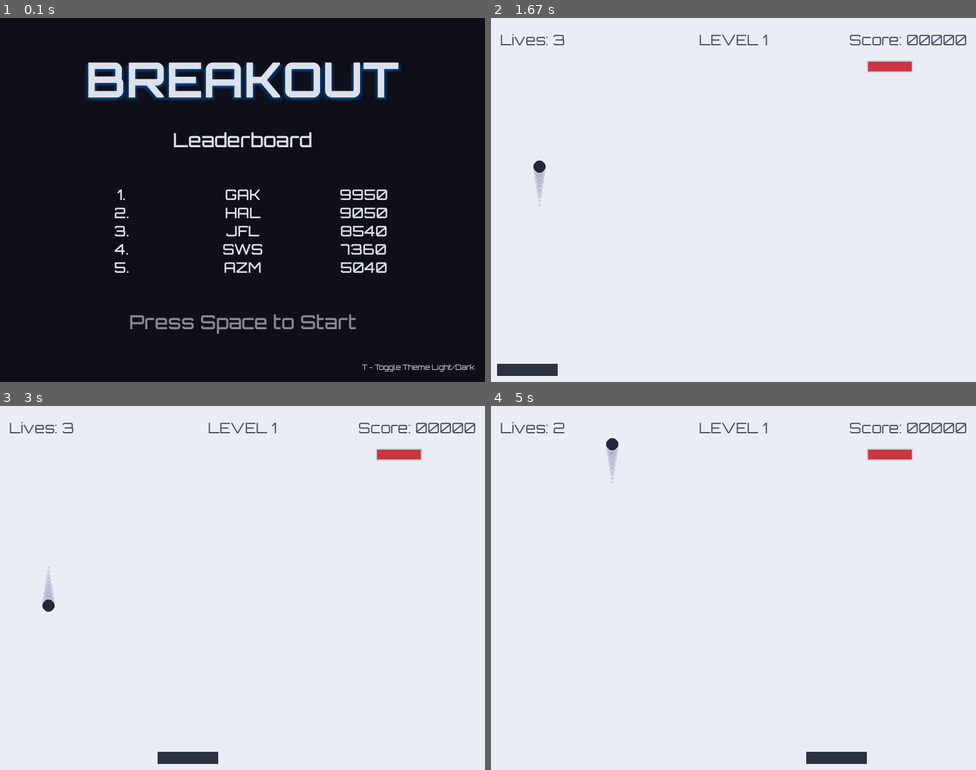
Above: before the commit, frames 1-4 (two rows, left to right).
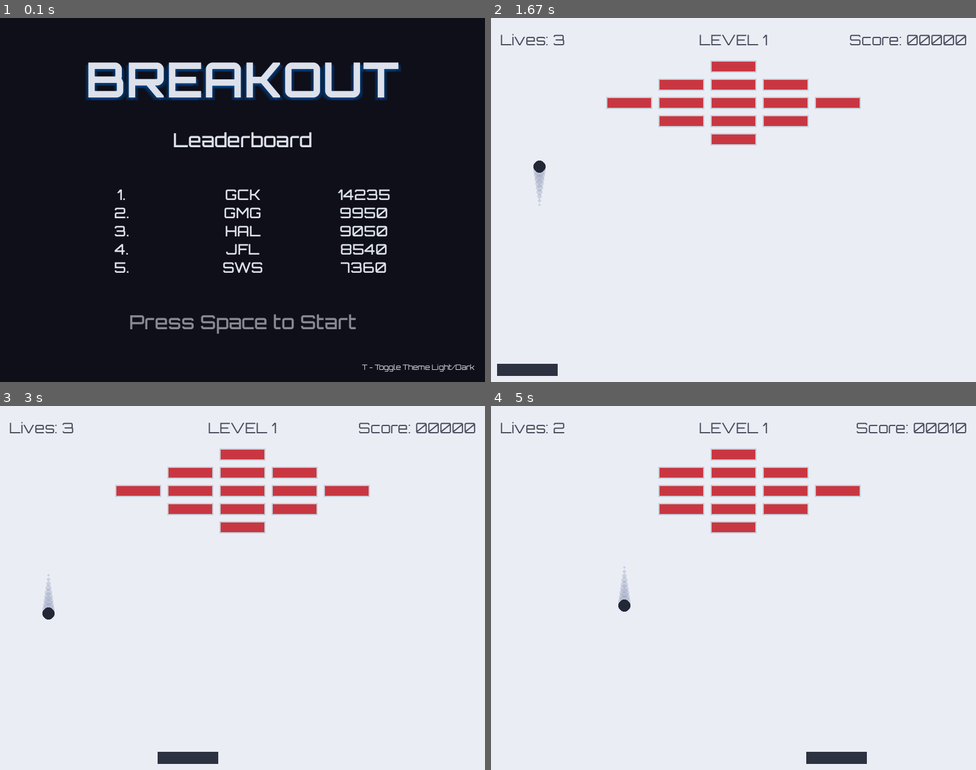
Above: after the commit, the same moments.

Repository: gkpyth/breakout-game-desktop-app-pygame
Game: pygame game, started from main.py
Two runs of this game, one before a commit and one after it. Both use one fixed random seed, a clock stepped at 60 frames per second and the inputs below.
Inputs:
- Up to frame 1 (0.1 s): no input
- Up to frame 2 (1.67 s): hold Space 0.33-0.87 s; hold Left 0.33-0.87 s; tap Space at 0.9, 1.63 s; tap T at 1.23 s; hold Left from 1.57 s (still down)
- Up to frame 3 (3 s): tap Space at 1.93, 2.2, 2.5, 2.63, 2.93 s; release Left at 2.1 s; hold Left 2.13-2.53 s; hold Right from 2.57 s (still down)
- Up to frame 4 (5 s): release Right at 3.2 s; hold Left 3.23-3.7 s; tap Space at 3.3, 3.6, 3.8, 4.1, 4.3, 4.6, 4.8 s; hold Right 3.73-4.2 s; hold Right 4.23-4.7 s; hold Left from 4.73 s (still down)

The runs differ from the first frame. In frame 1, 1.2% of the frame differs, in the area x 46-81%, y 47-70%; in frame 2, 4.4%; in frame 3, 4.6%; in frame 4, 4.9%, in the area x 23-96%, y 4-57%.

Commit message:
Add ball trail, sound effects, music, 10 levels, paddle bounce angles, leaderboard display, corner infinite bounce fix, and update README

Diff:
--- a/ball.py
+++ b/ball.py
@@ -46,14 +46,19 @@
             self.trail.pop(0)
 
     # Ball collision and bouncing logic
-    def bounce(self, paddle):
+    def bounce(self, paddle, sound_manager):
         """Bounce the ball off the walls and the paddle upon collision"""
-        if self.x_pos <= 10 + self.radius or self.x_pos >= WINDOW_SIZE[0] - self.radius - 10:
+        if self.x_pos <= 10 + self.radius:
             self.x_vel *= -1
+            self.x_pos = 10 + self.radius                           # Nudge away from left wall to avoid infinite bouncing
+        if self.x_pos >= WINDOW_SIZE[0] - self.radius - 10:
+            self.x_vel *= -1
+            self.x_pos = WINDOW_SIZE[0] - self.radius - 10          # nudge away from right wall to avoid infinite bouncing
         if self.y_pos <= 10:
             self.y_vel *= -1
+            self.y_pos = 10 + self.radius
         if self.y_pos >= (paddle.y_pos - self.radius) and paddle.x_pos <= self.x_pos <= (paddle.x_pos + paddle.width) and self.y_vel > 0:
-            # self.y_vel *= -1
+            sound_manager.play_paddle_hit()
             hit_position = self.x_pos - (paddle.x_pos + paddle.width // 2)
             normalized = hit_position / (paddle.width / 2)
             normalized = max(-1, min(1, normalized))
@@ -64,6 +69,7 @@
             speed = math.sqrt(self.x_vel**2 + self.y_vel**2)
             self.x_vel = -speed * math.cos(angle)                   # Normalized with + -> speed needs to be inverted
             self.y_vel = -speed * math.sin(angle)                   # Normalized with + -> speed needs to be inverted
+            self.y_pos = paddle.y_pos - self.radius                 # Bounce off the paddle
 
     # Ball reset logic
     def reset(self, paddle):
@@ -76,7 +82,7 @@
 
     def activate_slow_powerup(self, type):
         """Activate the Slow Motion powerup for the ball."""
-        if type == "slow":
+        if type == "power_up_slow_mo":
             self.speed_factor = 0.7
             self.powerup_start = pygame.time.get_ticks()
 
--- a/gamemanager.py
+++ b/gamemanager.py
@@ -59,5 +59,5 @@
 
     def activate_life_powerup(self, type):
         """Activates the Life powerup for the player."""
-        if type == "life":
+        if type == "power_up_life":
             self.lives += 1
--- a/levels.py
+++ b/levels.py
@@ -3,72 +3,155 @@
 
 # Level Layouts
 
+LEVEL_1 = [
+    [0, 0, 0, 0, 1, 0, 0, 0, 0],
+    [0, 0, 0, 1, 1, 1, 0, 0, 0],
+    [0, 0, 1, 1, 1, 1, 1, 0, 0],
+    [0, 0, 0, 1, 1, 1, 0, 0, 0],
+    [0, 0, 0, 0, 1, 0, 0, 0, 0],
+]
+
+# Level for testing
 # LEVEL_1 = [
-#     [3, 3, 3, 3, 3, 3, 3, 3, 3],
-#     [2, 2, 2, 2, 2, 2, 2, 2, 2],
-#     [1, 1, 1, 1, 1, 1, 1, 1, 1],
-#     [1, 1, 1, 1, 1, 1, 1, 1, 1],
+#     [0, 0, 0, 0, 0, 0, 0, 1, 0],
 # ]
 
-# Level for testing
-LEVEL_1 = [
-    [0, 0, 0, 0, 0, 0, 0, 1, 0],
+LEVEL_2 = [
+    [1, 0, 1, 0, 1, 0, 1, 0, 1],
+    [0, 2, 0, 2, 0, 2, 0, 2, 0],
+    [1, 0, 1, 0, 1, 0, 1, 0, 1],
+    [0, 2, 0, 2, 0, 2, 0, 2, 0],
 ]
 
+# Level for testing
 # LEVEL_2 = [
-#     [3, 3, 3, 3, 3, 3, 3, 3, 3],
-#     [3, 3, 3, 3, 3, 3, 3, 3, 3],
-#     [2, 2, 2, 2, 2, 2, 2, 2, 2],
-#     [1, 1, 1, 1, 1, 1, 1, 1, 1],
+#     [0, 0, 0, 0, 0, 0, 0, 1, 0],
 # ]
 
-# Level for testing
-LEVEL_2 = [
-    [0, 0, 0, 0, 0, 0, 0, 1, 0],
+LEVEL_3 = [
+    [2, 2, 2, 2, 2, 2, 2, 2, 2],
+    [2, 0, 0, 3, 3, 3, 0, 0, 2],
+    [2, 0, 0, 3, 3, 3, 0, 0, 2],
+    [1, 1, 1, 1, 1, 1, 1, 1, 1],
+    [1, 0, 1, 0, 1, 0, 1, 0, 1],
 ]
 
+# Level for testing
 # LEVEL_3 = [
-#     [3, 3, 3, 3, 3, 3, 3, 3, 3],
-#     [3, 3, 3, 3, 3, 3, 3, 3, 3],
-#     [2, 2, 2, 2, 2, 2, 2, 2, 2],
-#     [1, 2, 1, 2, 1, 2, 1, 2, 1],
-#     [1, 1, 1, 1, 1, 1, 1, 1, 1]
+#     [0, 0, 0, 0, 0, 0, 0, 1, 0],
 # ]
 
-# Level for testing
-LEVEL_3 = [
-    [0, 0, 0, 0, 0, 0, 0, 1, 0],
+LEVEL_4 = [
+    [3, 0, 0, 0, 0, 0, 0, 0, 3],
+    [3, 3, 0, 0, 0, 0, 0, 3, 3],
+    [2, 3, 3, 0, 0, 0, 3, 3, 2],
+    [2, 2, 3, 3, 0, 3, 3, 2, 2],
+    [1, 2, 2, 3, 3, 3, 2, 2, 1],
+    [0, 1, 2, 2, 3, 2, 2, 1, 0],
+    [0, 0, 1, 2, 3, 2, 1, 0, 0],
 ]
 
+# Level for testing
 # LEVEL_4 = [
-#     [3, 3, 3, 3, 3, 3, 3, 3, 3],
-#     [3, 3, 3, 3, 3, 3, 3, 3, 3],
-#     [2, 2, 2, 2, 2, 2, 2, 2, 2],
-#     [1, 2, 3, 2, 3, 2, 3, 2, 1],
-#     [2, 1, 2, 1, 2, 1, 2, 1, 2],
-#     [1, 1, 1, 1, 1, 1, 1, 1, 1]
+#     [0, 0, 0, 0, 0, 0, 0, 1, 0],
 # ]
 
-# Level for testing
-LEVEL_4 = [
-    [0, 0, 0, 0, 0, 0, 0, 1, 0],
+LEVEL_5 = [
+    [3, 3, 3, 3, 3, 3, 3, 3, 3],
+    [3, 2, 3, 2, 3, 2, 3, 2, 3],
+    [2, 3, 2, 3, 2, 3, 2, 3, 2],
+    [3, 2, 3, 2, 3, 2, 3, 2, 3],
+    [2, 1, 2, 1, 2, 1, 2, 1, 2],
+    [1, 2, 1, 2, 1, 2, 1, 2, 1],
+    [1, 1, 1, 1, 1, 1, 1, 1, 1],
 ]
 
+# Level for testing
 # LEVEL_5 = [
-#     [3, 3, 3, 3, 3, 3, 3, 3, 3],
-#     [3, 3, 3, 0, 0, 0, 3, 3, 3],
-#     [3, 3, 0, 0, 3, 0, 0, 3, 3],
-#     [3, 0, 0, 3, 3, 3, 0, 0, 3],
-#     [3, 0, 3, 3, 3, 3, 3, 0, 3],
-#     [3, 0, 3, 3, 3, 3, 3, 0, 3]
+#     [0, 0, 0, 0, 0, 0, 0, 1, 0],
 # ]
 
-# Level for testing
-LEVEL_5 = [
-    [0, 0, 0, 0, 0, 0, 0, 1, 0],
+LEVEL_6 = [
+    [3, 3, 0, 0, 0, 0, 0, 0, 0],
+    [0, 3, 3, 0, 0, 0, 0, 0, 0],
+    [0, 0, 3, 3, 0, 0, 0, 0, 0],
+    [0, 0, 0, 3, 3, 0, 0, 0, 0],
+    [0, 0, 0, 0, 3, 3, 0, 0, 0],
+    [0, 0, 0, 0, 0, 3, 3, 0, 0],
+    [0, 0, 0, 0, 0, 0, 3, 3, 0],
+    [0, 0, 0, 0, 0, 0, 0, 3, 3],
 ]
 
-LEVELS = [LEVEL_1, LEVEL_2, LEVEL_3, LEVEL_4, LEVEL_5]
+# Level for testing
+# LEVEL_6 = [
+#     [0, 0, 0, 0, 0, 0, 0, 1, 0],
+# ]
+
+LEVEL_7 = [
+    [0, 0, 1, 1, 1, 1, 1, 0, 0],
+    [0, 1, 2, 2, 2, 2, 2, 1, 0],
+    [1, 2, 3, 3, 3, 3, 3, 2, 1],
+    [1, 2, 3, 0, 0, 0, 3, 2, 1],
+    [1, 2, 3, 3, 3, 3, 3, 2, 1],
+    [0, 1, 2, 2, 2, 2, 2, 1, 0],
+    [0, 0, 1, 1, 1, 1, 1, 0, 0],
+]
+
+# Level for testing
+# LEVEL_7 = [
+#     [0, 0, 0, 0, 0, 0, 0, 1, 0],
+# ]
+
+LEVEL_8 = [
+    [3, 0, 3, 0, 3, 0, 3, 0, 3],
+    [0, 3, 0, 3, 0, 3, 0, 3, 0],
+    [3, 3, 3, 3, 3, 3, 3, 3, 3],
+    [2, 0, 2, 0, 2, 0, 2, 0, 2],
+    [3, 3, 3, 3, 3, 3, 3, 3, 3],
+    [0, 3, 0, 3, 0, 3, 0, 3, 0],
+    [3, 0, 3, 0, 3, 0, 3, 0, 3],
+]
+
+# Level for testing
+# LEVEL_8 = [
+#     [0, 0, 0, 0, 0, 0, 0, 1, 0],
+# ]
+
+LEVEL_9 = [
+    [3, 3, 3, 3, 3, 3, 3, 3, 3],
+    [0, 3, 3, 3, 3, 3, 3, 3, 0],
+    [0, 0, 3, 3, 3, 3, 3, 0, 0],
+    [0, 0, 0, 3, 3, 3, 0, 0, 0],
+    [0, 0, 0, 0, 3, 0, 0, 0, 0],
+    [0, 0, 0, 3, 3, 3, 0, 0, 0],
+    [0, 0, 3, 3, 3, 3, 3, 0, 0],
+    [0, 3, 3, 3, 3, 3, 3, 3, 0],
+    [3, 3, 3, 3, 3, 3, 3, 3, 3],
+]
+
+# Level for testing
+# LEVEL_9 = [
+#     [0, 0, 0, 0, 0, 0, 0, 1, 0],
+# ]
+
+LEVEL_10 = [
+    [3, 3, 3, 3, 3, 3, 3, 3, 3],
+    [3, 3, 3, 3, 3, 3, 3, 3, 3],
+    [3, 2, 3, 2, 3, 2, 3, 2, 3],
+    [2, 3, 2, 3, 2, 3, 2, 3, 2],
+    [3, 2, 3, 2, 3, 2, 3, 2, 3],
+    [2, 3, 2, 3, 2, 3, 2, 3, 2],
+    [3, 3, 3, 3, 3, 3, 3, 3, 3],
+    [3, 3, 3, 3, 3, 3, 3, 3, 3],
+    [2, 2, 2, 2, 2, 2, 2, 2, 2],
+]
+
+# Level for testing
+# LEVEL_10 = [
+#     [0, 0, 0, 0, 0, 0, 0, 1, 0],
+# ]
+
+LEVELS = [LEVEL_1, LEVEL_2, LEVEL_3, LEVEL_4, LEVEL_5, LEVEL_6, LEVEL_7, LEVEL_8, LEVEL_9, LEVEL_10]
 
 def create_level(layout):
     """Create a list of Brick objects from a layout."""
--- a/main.py
+++ b/main.py
@@ -2,6 +2,7 @@
 import random
 
 from leaderboard import *
+from sounds import SoundManager
 from ui import *
 from gamemanager import GameManager
 from powerup import PowerUp
@@ -19,6 +20,8 @@
 
 paddle = Paddle()
 game_manager = GameManager()
+sound_manager = SoundManager()
+sound_manager.start_music()
 
 bricks = create_level(LEVELS[game_manager.level - 1])
 balls = [Ball()]
@@ -34,6 +37,9 @@
     for event in pygame.event.get():
         if event.type == pygame.QUIT:
             running = False
+        if event.type == pygame.USEREVENT + 1:
+            sound_manager.next_track()
+
         if event.type == pygame.KEYDOWN:
             # Toggle Dark/Light Theme
             if event.key == pygame.K_t and game_manager.state in ["game_over", "victory"] and len(initials) > 2:
@@ -48,7 +54,9 @@
             # Playing Screen
             elif event.key == pygame.K_SPACE and game_manager.state == "playing":
                 for b in balls:
-                    b.launched = True
+                    if not b.launched:
+                        b.launched = True
+                        sound_manager.play_ball_launch()
 
             # Game Over Screen: Initials Entry
             elif game_manager.state == "game_over" and not game_manager.score_saved:
@@ -64,6 +72,7 @@
 
             # Game Over Screen: Restart
             elif event.key == pygame.K_SPACE and game_manager.state == "game_over" and game_manager.score_saved:
+                    sound_manager.stop_music()
                     bricks, balls, powerups, initials, leaderboard_data = game_manager.reset_game(paddle)
                     game_manager.state = "playing"
 
@@ -81,6 +90,7 @@
 
             # Victory Screen: Restart
             elif event.key == pygame.K_SPACE and game_manager.state == "victory":
+                sound_manager.stop_music()
                 bricks, balls, powerups, initials, leaderboard_data = game_manager.reset_game(paddle)
                 game_manager.state = "playing"
 
@@ -108,7 +118,7 @@
         for ball in balls[:]:
             ball.draw_ball(screen)
             ball.move(paddle)
-            ball.bounce(paddle)
+            ball.bounce(paddle, sound_manager)
             ball.check_powerup()
 
         # Draw bricks
@@ -120,6 +130,7 @@
             ball_bounced = False                    # Ensure only one bounce per ball per frame
             for brick in bricks[:]:
                 if brick.hit(ball):
+                    sound_manager.play_brick_hit()
                     if not ball_bounced:
                         # Check which face the ball is approaching based on velocity + position.
                         # Since ball speed (5px) < ball radius (10px), the center is always
@@ -147,21 +158,24 @@
 
                     # Check if the brick is dead
                     if brick.is_dead():
+                        sound_manager.play_brick_destroyed()
                         bricks.remove(brick)
                         game_manager.update_score(brick.max_hp)
                         if random.random() < powerup_drop_chance:
+                            sound_manager.play_powerup_spawn()
                             powerups.append(PowerUp(brick.x_pos, brick.y_pos))
 
         for powerup in powerups[:]:
             powerup.draw_powerup(screen)
             powerup.drop_powerup()
             if powerup.paddle_collision(paddle):
-                if powerup.type == "wide":
+                sound_manager.play_powerup_catch()
+                if powerup.type == "power_up_grow":
                     paddle.activate_wide_powerup(powerup.type)
-                elif powerup.type == "slow":
+                elif powerup.type == "power_up_slow_mo":
                     for ball in balls[:]:
                         ball.activate_slow_powerup(powerup.type)
-                elif powerup.type == "multi":
+                elif powerup.type == "power_up_balls":
                     # Spawn 2 new balls at the current ball's position, mirroring its velocity
                     reference_ball = next((ball for ball in balls if ball.launched), None)
                     if reference_ball:
@@ -176,7 +190,7 @@
                     else:
                         balls.append(Ball())
                         balls.append(Ball())
-                elif powerup.type == "life":
+                elif powerup.type == "power_up_life":
                     game_manager.activate_life_powerup(powerup.type)
                 powerups.remove(powerup)
 
@@ -187,6 +201,7 @@
         if len(bricks) == 0:
             # Check if the level is complete
             if game_manager.level < len(LEVELS):
+                sound_manager.play_level_complete()
                 game_manager.next_level()
                 bricks = create_level(LEVELS[game_manager.level - 1])
                 balls = [Ball()]
@@ -194,6 +209,8 @@
                 paddle.reset_powerup()
             # Check if the game is complete
             else:
+                sound_manager.stop_music()
+                sound_manager.play_victory()
                 game_manager.state = "victory"
 
         # Check if a ball has reached the bottom of the screen and remove it from the list
@@ -203,12 +220,15 @@
 
         # Deduct a life if the last ball has reached the bottom of the screen
         if len(balls) <= 0:
+            sound_manager.play_lose_life()
             game_manager.lose_life()
             balls = [Ball()]
             balls[0].reset(paddle)
 
         # Check if game is over
         if game_manager.lives <= 0:
+            sound_manager.stop_music()
+            sound_manager.play_game_over()
             game_manager.state = "game_over"
 
     elif game_manager.state == "paused":
--- a/paddle.py
+++ b/paddle.py
@@ -37,7 +37,7 @@
 
     def activate_wide_powerup(self, type):
         """Activate the Wide Paddle powerup for the paddle."""
-        if type == "wide":
+        if type == "power_up_grow":
             self.width = paddle_width * 1.5
             self.powerup_start = pygame.time.get_ticks()
 
--- a/scores.json
+++ b/scores.json
@@ -1,7 +1,11 @@
 {
     "leaderboard": [
         {
-            "initials": "GAK",
+            "initials": "GCK",
+            "score": 14235
+        },
+        {
+            "initials": "GMG",
             "score": 9950
         },
         {
@@ -25,8 +29,8 @@
             "score": 3590
         },
         {
-            "initials": "TTT",
-            "score": 0
+            "initials": "TST",
+            "score": 50
         },
         {
             "initials": "TTT",
--- /dev/null
+++ b/sounds.py
@@ -0,0 +1,80 @@
+import pygame
+
+MUSIC_TRACKS = [
+    "assets/sounds/breakout_track1.mp3",
+    "assets/sounds/breakout_track2.mp3",
+    "assets/sounds/breakout_track3.mp3",
+    "assets/sounds/breakout_track4.mp3",
+]
+
+class SoundManager:
+    def __init__(self):
+        # Set up mixer
+        self.current_track = 0
+        pygame.mixer.music.set_endevent(pygame.USEREVENT + 1)
+
+        # Load sounds
+        self.brick_hit = pygame.mixer.Sound("assets/sounds/brick_hit.wav")
+        self.brick_destroy = pygame.mixer.Sound("assets/sounds/brick_destroyed.wav")
+        self.paddle_hit = pygame.mixer.Sound("assets/sounds/paddle_hit.wav")
+        self.powerup_spawn = pygame.mixer.Sound("assets/sounds/powerup_spawn.wav")
+        self.powerup_catch = pygame.mixer.Sound("assets/sounds/powerup_catch.wav")
+        self.ball_launch = pygame.mixer.Sound("assets/sounds/ball_launch.wav")
+        self.lose_life = pygame.mixer.Sound("assets/sounds/lose_life.wav")
+        self.game_over = pygame.mixer.Sound("assets/sounds/game_over.wav")
+        self.victory = pygame.mixer.Sound("assets/sounds/victory.wav")
+        self.level_complete = pygame.mixer.Sound("assets/sounds/level_complete.wav")
+
+        # Set volume
+        self.brick_hit.set_volume(0.3)
+        self.brick_destroy.set_volume(0.3)
+        self.paddle_hit.set_volume(0.3)
+        self.powerup_spawn.set_volume(0.3)
+        self.powerup_catch.set_volume(0.6)
+        self.ball_launch.set_volume(0.3)
+        self.lose_life.set_volume(0.3)
+        self.game_over.set_volume(0.5)
+        self.victory.set_volume(0.5)
+        self.level_complete.set_volume(0.7)
+
+    def play_brick_hit(self):
+        self.brick_hit.play()
+
+    def play_brick_destroyed(self):
+        self.brick_destroy.play()
+
+    def play_paddle_hit(self):
+        self.paddle_hit.play()
+
+    def play_powerup_spawn(self):
+        self.powerup_spawn.play()
+
+    def play_powerup_catch(self):
+        self.powerup_catch.play()
+
+    def play_ball_launch(self):
+        self.ball_launch.play()
+
+    def play_lose_life(self):
+        self.lose_life.play()
+
+    def play_game_over(self):
+        self.game_over.play()
+
+    def play_victory(self):
+        self.victory.play()
+
+    def play_level_complete(self):
+        self.level_complete.play()
+
+    def start_music(self):
+        pygame.mixer.music.load(MUSIC_TRACKS[self.current_track])
+        pygame.mixer.music.set_volume(0.1)
+        pygame.mixer.music.play()
+
+    def next_track(self):
+        self.current_track = (self.current_track + 1) % len(MUSIC_TRACKS)
+        self.start_music()
+
+    def stop_music(self):
+        pygame.mixer.music.stop()
Not shown, changed: README.md
Not shown, changed: .gitignore
